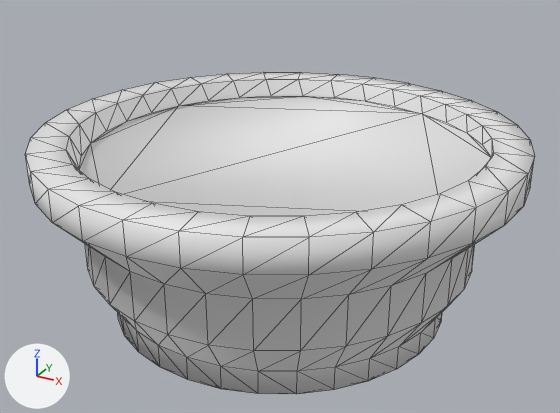
The glTF model public/sgbase.glb: old version first, new version second.
The view is the same before and after, from a camera (50 mm lens) standing at (2.04, -3.72, 2.4) and looking at (0.04, -0.07, 0.57). Arrows for +X, +Y and +Z are at lower left; the lights stay in place. Mesh edges are drawn as thin lines. Where no turn or scale is listed for an object, it has been applied to the vertices.
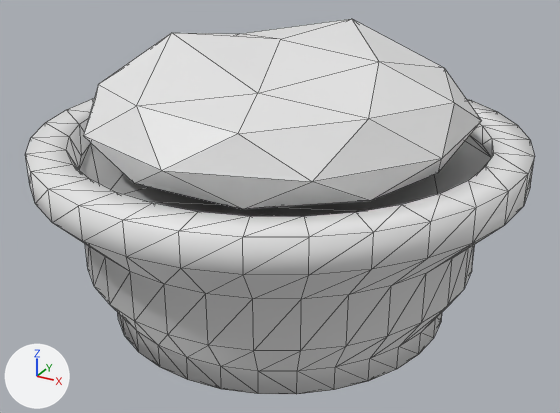
Location of each change, (x1, y1, x2, y2) in pixels of the pictures (560 x 413 px):
'snowbase', added: after (83, 19, 482, 209)

Diff of the bpy script that builds the scene:
```diff
--- a/public/sgbase.glb.py
+++ b/public/sgbase.glb.py
@@ me_icosphere @@
+me_icosphere.from_pydata(...)  # 42 vertices, 80 faces; spans x -1.05..1.05, y -1.1..1.1, z -0.4..0.45
@@ ob_snowbase @@
+ob_snowbase = bpy.data.objects.new('snowbase', me_icosphere)
+ob_snowbase.location = (0.0, 0.0, 1.135)
```
